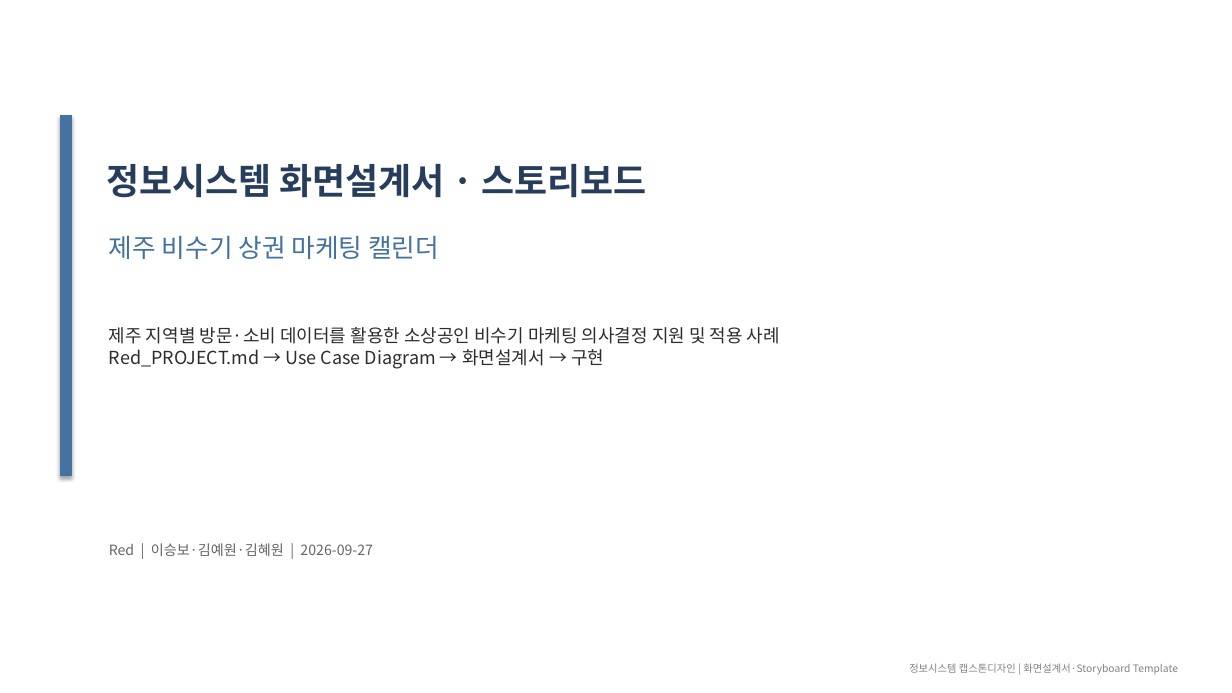
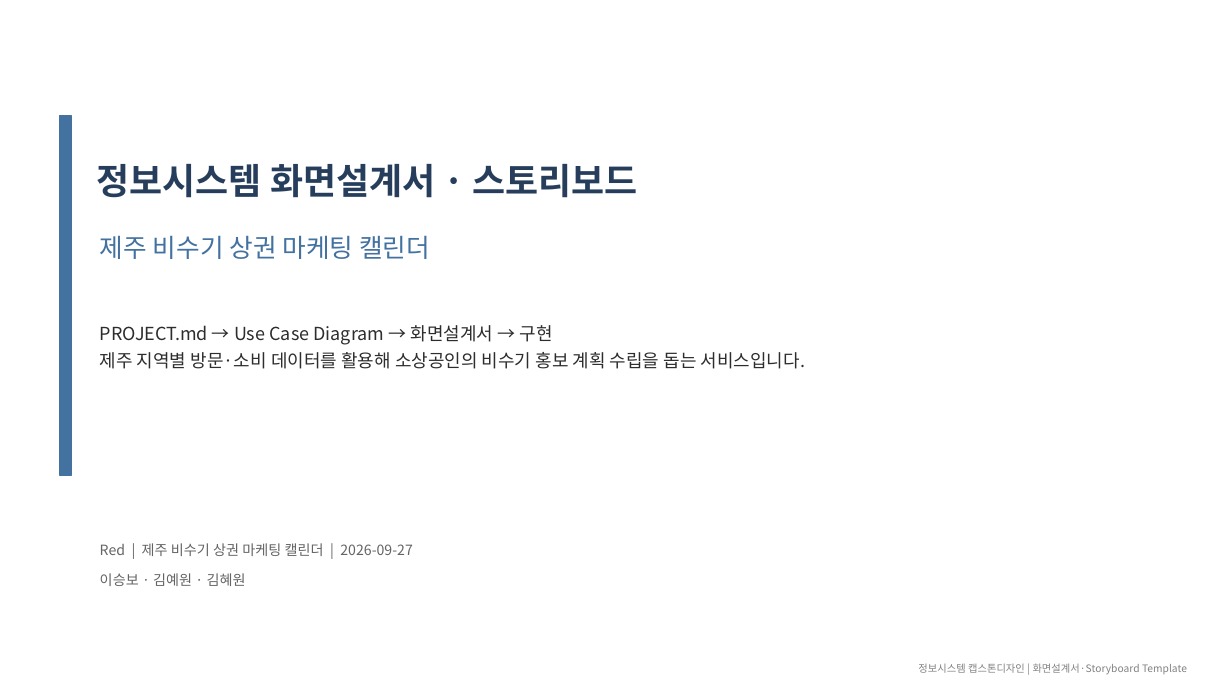
Before and after one commit to LSB-afk/-Information-Systems-Capstone-Design, a slide deck: slide 1 of 00_제출/Red 화면설계서_20260927.pptx. Drawn at 1232x693 pixels with LibreOffice and Linux fonts; fonts in the diff are those of the drawing. Boxes give left, top, right and bottom in pixels: in the first picture for what was removed or moved away, otherwise in the second. Text is boxed around its words. In the diff, an @@ line names an element or a change of style, - is before the commit and + after.

```diff
--- a/00_제출/Red 화면설계서_20260927.pptx
+++ b/00_제출/Red 화면설계서_20260927.pptx
@@ rectangle removed at box(0, 0, 1232, 693) @@
@@ rectangle at box(60, 116, 71, 476): outline #4371A0 0.75 pt to #4371A0 1 pt; shadow off @@
@@ 3 texts: place and size @@
-3 texts at box(106, 164, 1178, 674)
+3 texts at box(97, 164, 1187, 674)
@@ text at box(100, 325, 806, 369): text changed @@
-제주 지역별 방문·소비 데이터를 활용한 소상공인 비수기 마케팅 의사결정 지원 및 적용 사례
-Red_PROJECT.md → Use Case Diagram → 화면설계서 → 구현
+PROJECT.md → Use Case Diagram → 화면설계서 → 구현
+제주 지역별 방문·소비 데이터를 활용해 소상공인의 비수기 홍보 계획 수립을 돕는 서비스입니다.
@@ text added at box(100, 543, 413, 556), 11 pt, text #646464 @@
+Red | 제주 비수기 상권 마케팅 캘린더 | 2026-09-27
@@ text at box(100, 573, 246, 586): text changed @@
-Red | 이승보·김예원·김혜원 | 2026-09-27
+이승보 · 김예원 · 김혜원
```
Also in this commit, not shown: 26 other slides changed, 3 slides added, 7 slides removed, 12 other files.
